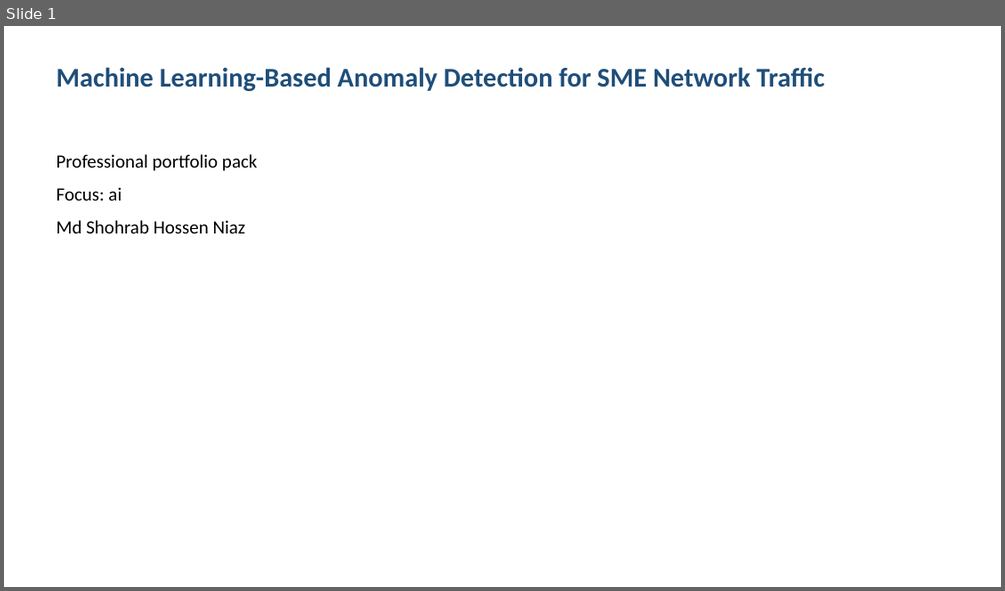
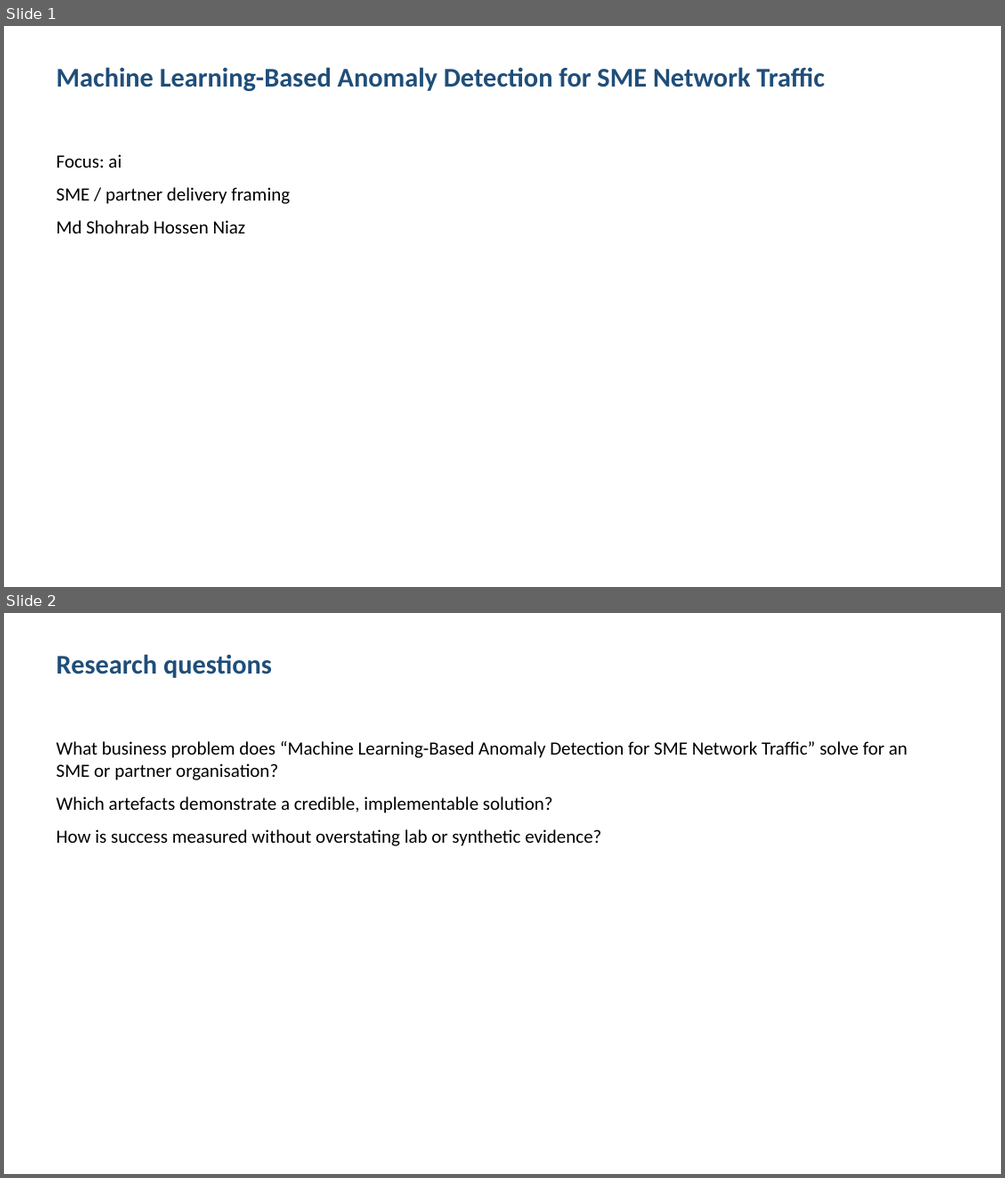
Before and after one commit to shohrabniaz/ml-network-anomaly-detection, a slide deck: Final_Submission/02_Presentation.pptx. Shown one above the other, each under a label of ours: slide 1 before the commit, slides 1 and 2 after it. The pictures are 1005x591 and 1005x1178 pixels, drawn with LibreOffice and Linux fonts; fonts in the diff are those of the drawing. Boxes give left, top, right and bottom in pixels: in the first picture for what was removed or moved away, otherwise in the second. Text is boxed around its words. In the diff, an @@ line names an element or a change of style, - is before the commit and + after.

Commit message:
Polish portfolio pack for professional showcase readiness.

```diff
--- a/Final_Submission/02_Presentation.pptx
+++ b/Final_Submission/02_Presentation.pptx
@@ slide 2 added at box(4, 613, 1001, 1174), background #FFFFFF @@
@@ text added at box(57, 654, 272, 678), 26 pt, text #1F4E79, bold @@
+Research questions
@@ text added at box(57, 741, 907, 846), 18 pt, text #000000 @@
+What business problem does “Machine Learning-Based Anomaly Detection for SME Network Traffic” solve for an SME or partner organisation?
+Which artefacts demonstrate a credible, implementable solution?
+How is success measured without overstating lab or synthetic evidence?
@@ slide 1 changed as well @@
@@ text at box(57, 154, 257, 171): paragraph removed @@
-Professional portfolio pack
@@ text at box(57, 187, 290, 204): paragraph added @@
+SME / partner delivery framing
```
Also in this commit, not shown: 2 other slides changed, 1 slide removed, 12 other files.
